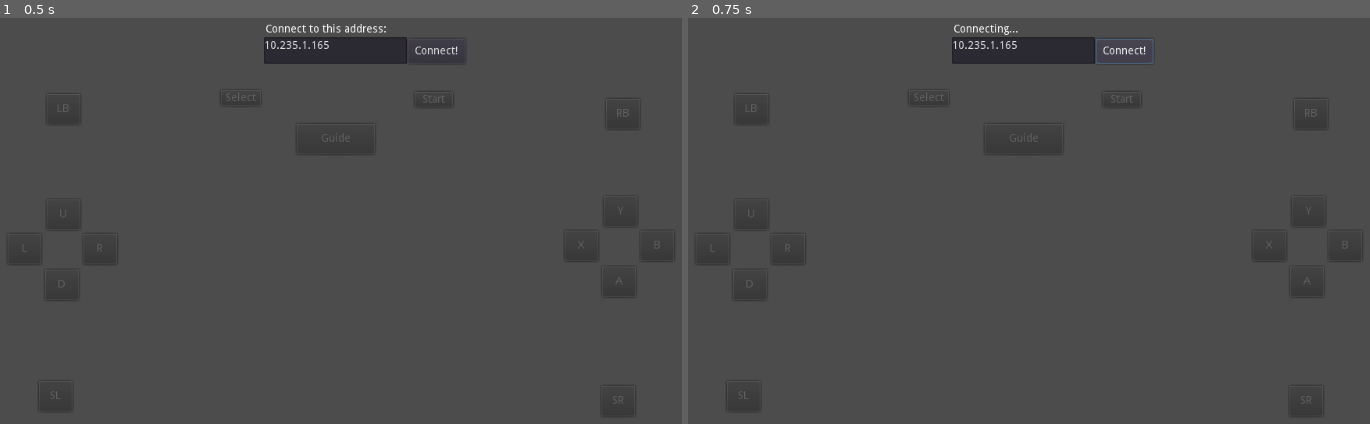
Above: before the commit, frames 1-2 (left to right).
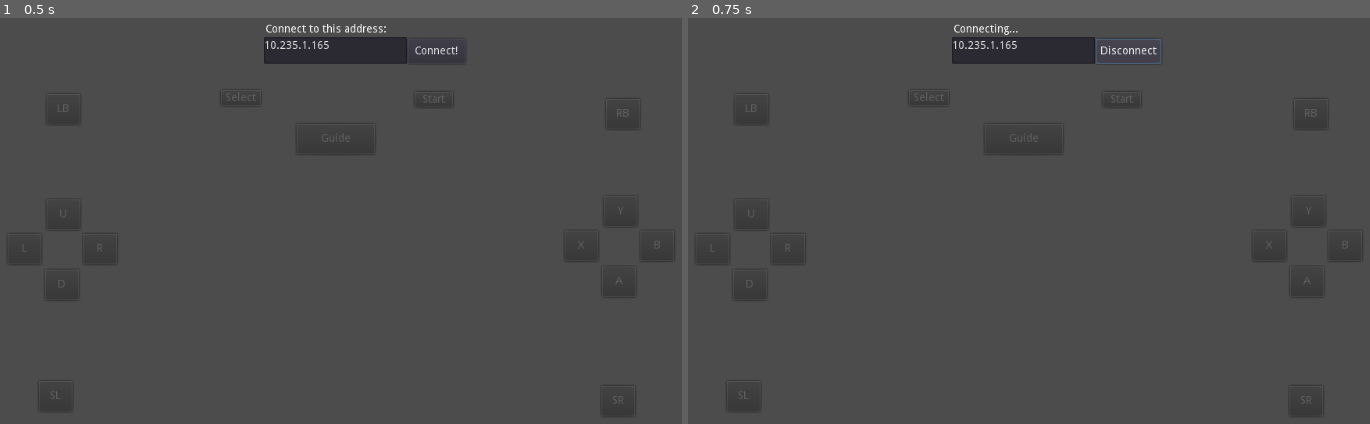
Above: after the commit, the same moments.

Repository: iSlammedMyKindle/godotGem
Game: Godot game, scene res://Main.tscn
Same seed, same stepped clock (60 frames per second), same inputs: the game is played once before the commit and once after it.
Inputs:
- Up to frame 1 (0.5 s): no input
- Up to frame 2 (0.75 s): click "Connect!" at 0.5 s

Frame 1 is identical in both runs. In frame 2, 0.1% of the frame differs, in the area x 60-70%, y 5-12%.
Error before the commit: Invalid operands 'String' and 'int' in operator '+'. (res://Main.gd:45)
Error after the commit: Invalid operands 'String' and 'int' in operator '+'. (res://Main.gd:99)

Commit message:
Triggers and joysticks are working!
The button for connecting can now also disconnect

Diff:
--- a/client/Main.gd
+++ b/client/Main.gd
@@ -22,6 +22,18 @@
 	"Y":14,
 }
 
+var joySticks = [
+	['LStickL', 'LStickR', 'LStickD', 'LStickU' ],
+	['RStickL', 'RStickR', 'RStickD', 'RStickU'],
+]
+
+var previousStickValues = [
+	[0,0],
+	[0,0]
+]
+
+var previousTriggerValues = [0,0]
+
 # Called when the node enters the scene tree for the first time.
 func _ready():
 	client.connect("connection_established", self, "_connected")
@@ -33,16 +45,58 @@
 func _process(_delta):
 	client.poll()
 
+func _physics_process(_delta):
+	if not connected: return
+
+	var index = 0
+	for stick in joySticks:
+		var resArray = [int(Input.get_axis(stick[0], stick[1]) * 32767), int(Input.get_axis(stick[2], stick[3]) * 32767)];
+
+		if (not previousStickValues[index][0] == resArray[0]) or (not previousStickValues[index][1] == resArray[1]):
+			previousStickValues[index] = resArray
+			# Send this off to the server This is a joystick position that hasn't been sent
+			# In order: joystick index (either 15 or 16), joystick X strength, joystick Y strength
+			setWriteMode(0)
+			var resStr = "["+str(15+(index*2))+","+str(resArray[0])+","+str(resArray[1])+"]"
+			client.get_peer(1).put_packet(resStr.to_utf8())
+		index += index+1
+
+	#Left & Right Triggers
+	var trigIndex = 0
+	for item in previousTriggerValues:
+		var action = "Trig" + ("L" if trigIndex == 0 else "R")
+		var strength = int(Input.get_action_strength(action) * 255)
+
+		if previousTriggerValues[trigIndex] != strength:
+			previousTriggerValues[trigIndex] = strength
+			setWriteMode(1)
+			var resArray = PoolByteArray();
+			resArray.push_back(0)
+			resArray.push_back(19+trigIndex)
+			resArray.push_back(strength)
+
+			client.get_peer(1).put_packet(resArray)
+
+		trigIndex += trigIndex+1;
+
 func _connected(_proto = ""):
 	connected = true
 	$connectionStatus.text = "connected to "+$urlToConnect.text;
 
 func _on_Button_pressed():
-	$connectionStatus.text = "Connecting..."
-	print($urlToConnect.text)
-	var status = client.connect_to_url('ws://'+$urlToConnect.text+':9090')
-	if status != OK:
-		$connectionStatus.text = "Unable to connect: "+status
+	var wsPeer = client.get_peer(1)
+
+	if wsPeer.is_connected_to_host():
+		wsPeer.close()
+		$Button.text = "Connect!"
+		$connectionStatus.text = "Connect to this address:"
+	else:
+		$Button.text = "Disconnect"
+		$connectionStatus.text = "Connecting..."
+		print($urlToConnect.text)
+		var status = client.connect_to_url('ws://'+$urlToConnect.text+':9090')
+		if status != OK:
+			$connectionStatus.text = "Unable to connect: "+status
 
 
 func _input(event):
@@ -56,6 +110,8 @@
 				controllerBuffer.push_back(evtList[item])
 				# Specifies input strength. If this is a button, just do either 0, or 255
 				controllerBuffer.push_back(255)
+
+				setWriteMode(1)
 				client.get_peer(1).put_packet(controllerBuffer)
 				print(item + " " + str(event.button_index), str(controllerBuffer));
 
@@ -66,4 +122,10 @@
 				controllerBuffer.push_back(evtList[item])
 				controllerBuffer.push_back(0)
 
+				setWriteMode(1)
 				client.get_peer(1).put_packet(controllerBuffer)
+
+# 0 for utf8 text and 1 for bytes
+func setWriteMode(writeMode):
+	if client.get_peer(1).get_write_mode() != writeMode:
+		client.get_peer(1).set_write_mode(writeMode)
--- a/client/project.godot
+++ b/client/project.godot
@@ -147,6 +147,56 @@
 "events": [ Object(InputEventJoypadButton,"resource_local_to_scene":false,"resource_name":"","device":0,"button_index":16,"pressure":0.0,"pressed":false,"script":null)
  ]
 }
+LStickL={
+"deadzone": 0.2,
+"events": [ Object(InputEventJoypadMotion,"resource_local_to_scene":false,"resource_name":"","device":-1,"axis":0,"axis_value":-1.0,"script":null)
+ ]
+}
+LStickR={
+"deadzone": 0.2,
+"events": [ Object(InputEventJoypadMotion,"resource_local_to_scene":false,"resource_name":"","device":-1,"axis":0,"axis_value":1.0,"script":null)
+ ]
+}
+LStickU={
+"deadzone": 0.2,
+"events": [ Object(InputEventJoypadMotion,"resource_local_to_scene":false,"resource_name":"","device":-1,"axis":1,"axis_value":-1.0,"script":null)
+ ]
+}
+LStickD={
+"deadzone": 0.2,
+"events": [ Object(InputEventJoypadMotion,"resource_local_to_scene":false,"resource_name":"","device":-1,"axis":1,"axis_value":1.0,"script":null)
+ ]
+}
+RStickL={
+"deadzone": 0.2,
+"events": [ Object(InputEventJoypadMotion,"resource_local_to_scene":false,"resource_name":"","device":-1,"axis":2,"axis_value":-1.0,"script":null)
+ ]
+}
+RStickR={
+"deadzone": 0.2,
+"events": [ Object(InputEventJoypadMotion,"resource_local_to_scene":false,"resource_name":"","device":-1,"axis":2,"axis_value":1.0,"script":null)
+ ]
+}
+RStickU={
+"deadzone": 0.2,
+"events": [ Object(InputEventJoypadMotion,"resource_local_to_scene":false,"resource_name":"","device":-1,"axis":3,"axis_value":-1.0,"script":null)
+ ]
+}
+RStickD={
+"deadzone": 0.2,
+"events": [ Object(InputEventJoypadMotion,"resource_local_to_scene":false,"resource_name":"","device":-1,"axis":3,"axis_value":1.0,"script":null)
+ ]
+}
+TrigL={
+"deadzone": 0.2,
+"events": [ Object(InputEventJoypadMotion,"resource_local_to_scene":false,"resource_name":"","device":-1,"axis":6,"axis_value":1.0,"script":null)
+ ]
+}
+TrigR={
+"deadzone": 0.2,
+"events": [ Object(InputEventJoypadMotion,"resource_local_to_scene":false,"resource_name":"","device":-1,"axis":7,"axis_value":1.0,"script":null)
+ ]
+}
 
 [mono]
 
